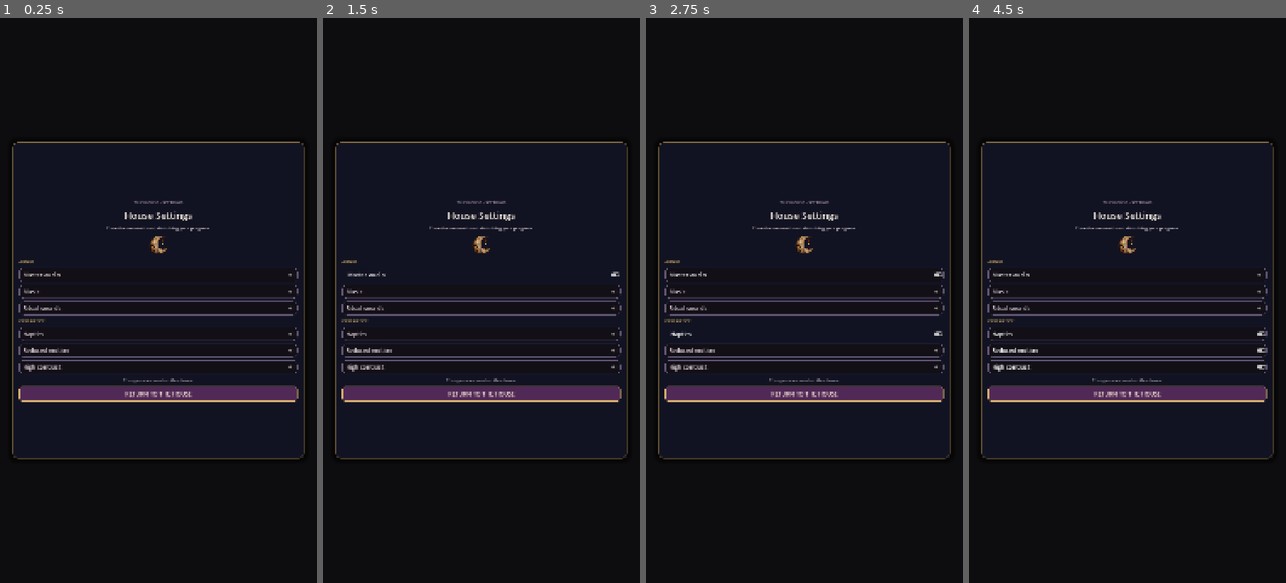
Above: before the commit, frames 1-4 (left to right).
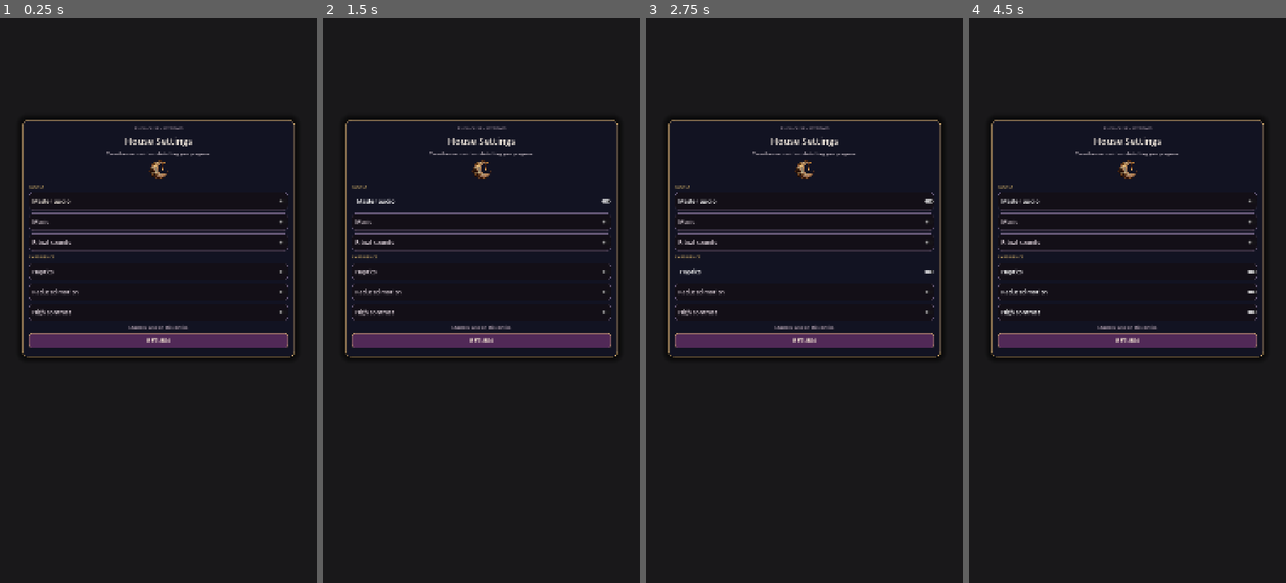
Above: after the commit, the same moments.

Repository: Jay-prodesign/akilta-match3
Game: Godot game, scene res://src/ui/settings/settings_panel.tscn
Two runs of this game, one before a commit and one after it. Both use one fixed random seed, a clock stepped at 60 frames per second and the inputs below. This scene is started directly instead of the project's main scene.
Inputs:
- Up to frame 1 (0.25 s): no input
- Up to frame 2 (1.5 s): click "RETURN TO THE HOUSE" (after the commit: "RETURN") at 0.5 s; click "Master audio" at 1.25 s
- Up to frame 3 (2.75 s): click "Haptics" at 2 s
- Up to frame 4 (4.5 s): click "Reduced motion" at 2.75 s; click "High contrast" at 3.5 s; click "Master audio" at 4.25 s

The runs differ from the first frame. In frame 1, 12% of the frame differs, in the area x 3-97%, y 18-79%; in frame 2, 11%; in frame 3, 12%; in frame 4, 12%.

Commit message:
Profile: origin-aware persistent Settings journey
* Tighten and clarify the Settings modal contract

* Expose Settings changed state and origin-aware return

* Preserve Profile origin when closing Settings

* Verify Profile-origin Settings changed state

* Verify origin-aware Settings persistence

* Run product headless gate on Profile Settings outcome

* Run rendered gate on Profile Settings outcome

* Fit Settings card to its real content height

* Gate Settings changes in both runtime verification workflows

Diff:
--- a/src/app/app_bootstrap.gd
+++ b/src/app/app_bootstrap.gd
@@ -668,6 +668,8 @@
 	screen_host.add_child(_settings_screen)
 	Typography.apply(_settings_screen)
 	CurioMaterials.apply(_settings_screen)
+	if _settings_screen.has_method("set_return_context"):
+		_settings_screen.set_return_context(navigation.route_name().to_lower())
 	_settings_screen.bind_settings(user_settings)
 	_settings_screen.close_requested.connect(close_settings)
 	return true
--- a/src/ui/settings/settings_panel.gd
+++ b/src/ui/settings/settings_panel.gd
@@ -12,6 +12,7 @@
 @onready var reduced_toggle: CheckButton = $Card/Content/Reduced
 @onready var contrast_toggle: CheckButton = $Card/Content/Contrast
 @onready var close_button: Button = $Card/Content/Close
+@onready var saved_note: Label = $Card/Content/SavedNote
 
 var settings
 
@@ -30,6 +31,7 @@
 	settings = value
 	if not is_node_ready() or settings == null:
 		return
+	saved_note.text = "Changes save on this device."
 	master_toggle.button_pressed = not bool(settings.get_value("master_muted", false))
 	music_toggle.button_pressed = not bool(settings.get_value("music_muted", false))
 	sfx_toggle.button_pressed = not bool(settings.get_value("sfx_muted", false))
@@ -38,8 +40,22 @@
 	contrast_toggle.button_pressed = bool(settings.get_value("high_contrast", false))
 
 func _set_setting(key: String, value) -> void:
-	if settings != null:
-		settings.set_value(key, value)
+	if settings == null:
+		return
+	if settings.set_value(key, value):
+		var label := key.replace("_", " ").to_upper()
+		saved_note.text = "SAVED ON THIS DEVICE ✓ · %s UPDATED" % label
+
+func set_return_context(context: String) -> void:
+	if not is_node_ready():
+		await ready
+	match context:
+		"profile_settings":
+			close_button.text = "RETURN TO PROFILE"
+		"gameplay":
+			close_button.text = "RETURN TO LEVEL"
+		_:
+			close_button.text = "RETURN TO HOUSE"
 
 func _style_settings_overlay() -> void:
 	var card := get_node_or_null("Card") as PanelContainer
--- a/src/ui/settings/settings_panel.tscn
+++ b/src/ui/settings/settings_panel.tscn
@@ -55,23 +55,23 @@
 anchor_bottom = 1.0
 grow_horizontal = 2
 grow_vertical = 2
-color = Color(0.02, 0.015, 0.025, 0.88)
+color = Color(0.02, 0.015, 0.025, 0.72)
 
 [node name="Card" type="PanelContainer" parent="."]
 layout_mode = 1
 anchors_preset = 15
-anchor_left = 0.04
-anchor_top = 0.22
-anchor_right = 0.96
-anchor_bottom = 0.78
+anchor_left = 0.07
+anchor_top = 0.18
+anchor_right = 0.93
+anchor_bottom = 0.60
 grow_horizontal = 2
 grow_vertical = 2
 theme_override_styles/panel = SubResource("Card")
 
 [node name="Content" type="VBoxContainer" parent="Card"]
 layout_mode = 2
-theme_override_constants/separation = 10
-alignment = 1
+theme_override_constants/separation = 9
+alignment = 0
 
 [node name="Eyebrow" type="Label" parent="Card/Content"]
 layout_mode = 2
@@ -102,7 +102,7 @@
 text = "AUDIO"
 
 [node name="Master" type="CheckButton" parent="Card/Content"]
-custom_minimum_size = Vector2(0, 48)
+custom_minimum_size = Vector2(0, 62)
 layout_mode = 2
 theme_override_colors/font_color = Color(0.945, 0.91, 0.866, 1)
 theme_override_font_sizes/font_size = 20
@@ -112,7 +112,7 @@
 text = "  Master audio"
 
 [node name="Music" type="CheckButton" parent="Card/Content"]
-custom_minimum_size = Vector2(0, 46)
+custom_minimum_size = Vector2(0, 60)
 layout_mode = 2
 theme_override_colors/font_color = Color(0.851, 0.804, 0.835, 1)
 theme_override_font_sizes/font_size = 20
@@ -122,7 +122,7 @@
 text = "  Music"
 
 [node name="SFX" type="CheckButton" parent="Card/Content"]
-custom_minimum_size = Vector2(0, 46)
+custom_minimum_size = Vector2(0, 60)
 layout_mode = 2
 theme_override_colors/font_color = Color(0.851, 0.804, 0.835, 1)
 theme_override_font_sizes/font_size = 20
@@ -138,7 +138,7 @@
 text = "EXPERIENCE"
 
 [node name="Haptics" type="CheckButton" parent="Card/Content"]
-custom_minimum_size = Vector2(0, 46)
+custom_minimum_size = Vector2(0, 60)
 layout_mode = 2
 theme_override_colors/font_color = Color(0.851, 0.804, 0.835, 1)
 theme_override_font_sizes/font_size = 20
@@ -148,7 +148,7 @@
 text = "  Haptics"
 
 [node name="Reduced" type="CheckButton" parent="Card/Content"]
-custom_minimum_size = Vector2(0, 46)
+custom_minimum_size = Vector2(0, 60)
 layout_mode = 2
 theme_override_colors/font_color = Color(0.851, 0.804, 0.835, 1)
 theme_override_font_sizes/font_size = 20
@@ -158,7 +158,7 @@
 text = "  Reduced motion"
 
 [node name="Contrast" type="CheckButton" parent="Card/Content"]
-custom_minimum_size = Vector2(0, 46)
+custom_minimum_size = Vector2(0, 60)
 layout_mode = 2
 theme_override_colors/font_color = Color(0.851, 0.804, 0.835, 1)
 theme_override_font_sizes/font_size = 20
@@ -171,7 +171,7 @@
 layout_mode = 2
 theme_override_colors/font_color = Color(0.663, 0.6, 0.659, 1)
 theme_override_font_sizes/font_size = 15
-text = "Changes are saved on this device."
+text = "Changes save on this device."
 horizontal_alignment = 1
 
 [node name="Close" type="Button" parent="Card/Content"]
@@ -182,4 +182,4 @@
 theme_override_styles/normal = SubResource("Close")
 theme_override_styles/hover = SubResource("Close")
 theme_override_styles/pressed = SubResource("Close")
-text = "RETURN TO THE HOUSE"
+text = "RETURN"
--- a/tests/integration/test_first_player_journey.gd
+++ b/tests/integration/test_first_player_journey.gd
@@ -312,7 +312,20 @@
 				await process_frame
 				_expect(app.navigation.is_settings_open(), "Profile Settings must open without leaving S12")
 				_expect(str(app.current_route_name()) == "profile_settings", "Settings modal must preserve the Profile route")
+				var settings_panel = app.get_node_or_null("ScreenHost/SettingsPanel")
+				var settings_close: Button = settings_panel.get_node_or_null("Card/Content/Close") as Button if settings_panel != null else null
+				var reduced: CheckButton = settings_panel.get_node_or_null("Card/Content/Reduced") as CheckButton if settings_panel != null else null
+				var saved_note: Label = settings_panel.get_node_or_null("Card/Content/SavedNote") as Label if settings_panel != null else null
+				_expect(settings_close != null and settings_close.text == "RETURN TO PROFILE", "Profile-origin Settings must return to Profile")
+				_expect(reduced != null and saved_note != null, "Settings controls and saved-state feedback must exist")
+				if reduced != null:
+					reduced.button_pressed = true
+					reduced.emit_signal("toggled", true)
+					await process_frame
+				_expect(bool(app.user_settings.get_value("reduced_motion", false)), "Settings change must persist into user settings")
+				_expect(saved_note != null and saved_note.text.contains("SAVED ON THIS DEVICE"), "Settings changed state must visibly confirm persistence")
 				_expect(app.close_settings(), "Profile Settings must close cleanly")
+				_expect(app.current_screen() == profile_preview and str(app.current_route_name()) == "profile_settings", "closing Settings must reveal the original Profile screen")
 			app.current_screen().get_node("FeatureLayout/BackToHouse").emit_signal("pressed")
 			await process_frame
 		else:
--- a/tests/visual/capture_three_level_progression.gd
+++ b/tests/visual/capture_three_level_progression.gd
@@ -154,11 +154,25 @@
 	var settings_panel = app.get_node_or_null("ScreenHost/SettingsPanel")
 	if settings_panel == null:
 		return _fail(app, "Settings modal surface missing")
+	var settings_close: Button = settings_panel.get_node_or_null("Card/Content/Close") as Button
+	if settings_close == null or settings_close.text != "RETURN TO PROFILE":
+		return _fail(app, "Profile Settings must return to its origin screen")
+	var reduced_toggle: CheckButton = settings_panel.get_node_or_null("Card/Content/Reduced") as CheckButton
+	var saved_note: Label = settings_panel.get_node_or_null("Card/Content/SavedNote") as Label
+	if reduced_toggle == null or saved_note == null:
+		return _fail(app, "Settings changed-state controls missing")
+	reduced_toggle.button_pressed = true
+	reduced_toggle.emit_signal("toggled", true)
+	await _frames(2)
+	if not saved_note.text.contains("SAVED ON THIS DEVICE") or not saved_note.text.contains("REDUCED MOTION UPDATED"):
+		return _fail(app, "Settings changed state must confirm persisted preference")
 	if not await _save(app, "progression-final-settings.png"):
 		return
 	if not app.close_settings():
 		return _fail(app, "Profile Settings modal failed to close")
 	await _frames(2)
+	if String(app.current_route_name()) != "profile_settings" or app.current_screen() != profile:
+		return _fail(app, "closing Settings must preserve and reveal the Profile origin")
 	app.current_screen().get_node("FeatureLayout/BackToHouse").emit_signal("pressed")
 	await _frames(3)
 
Not shown, changed: .github/workflows/p0-headless.yml
Not shown, changed: .github/workflows/p0-visual.yml
